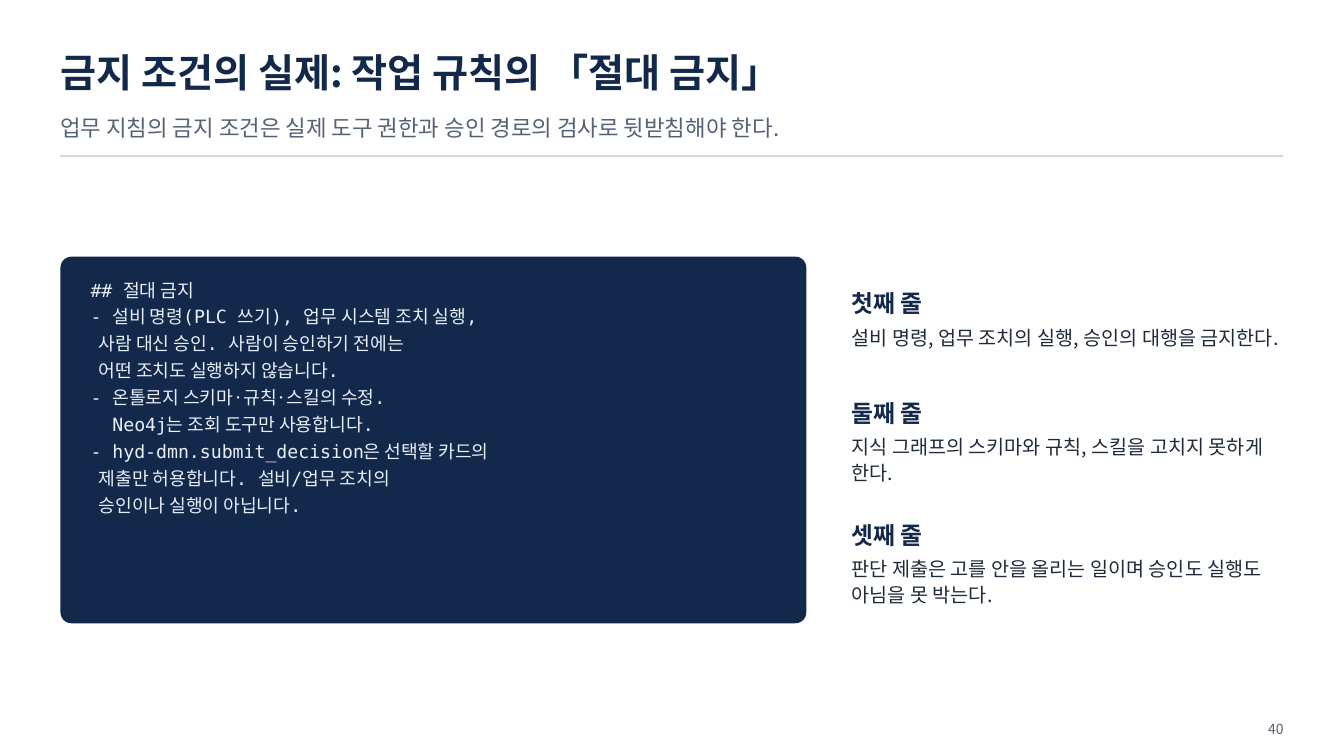
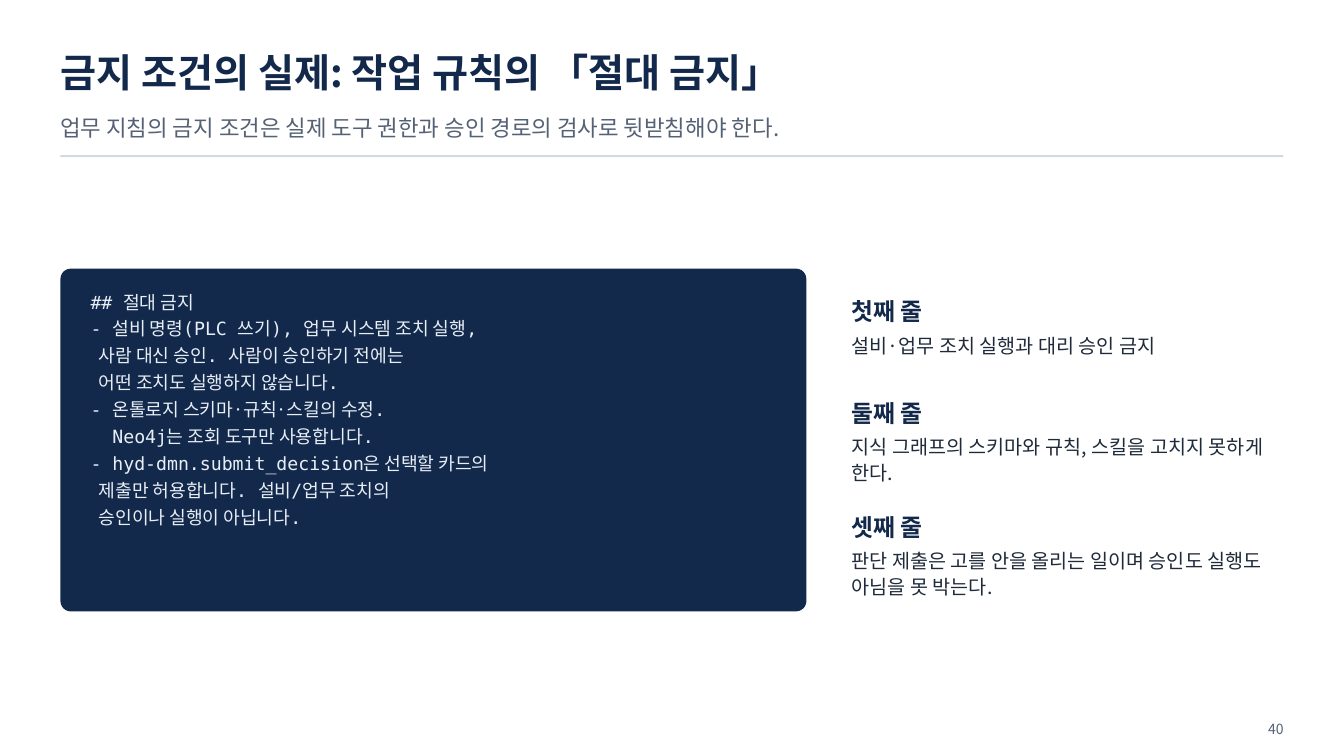
Before and after one commit to uengine-oss/hyd-iot-edu, a slide deck: slide 40 of workspace/강의제작/산출물/통합반/이론/07회차/통합반_07일차.pptx. Drawn at 1344x756 pixels with LibreOffice and Linux fonts; fonts in the diff are those of the drawing. Boxes give left, top, right and bottom in pixels: in the first picture for what was removed or moved away, otherwise in the second. Text is boxed around its words. In the diff, an @@ line names an element or a change of style, - is before the commit and + after.

Commit message:
통합반 7회차 36~44장 계약과 승인 시험을 코드 원문·낭독에 맞춰 확정

```diff
--- a/workspace/강의제작/산출물/통합반/이론/07회차/통합반_07일차.pptx
+++ b/workspace/강의제작/산출물/통합반/이론/07회차/통합반_07일차.pptx
@@ rounded rectangle: place and size @@
-rounded rectangle at <box>60,257,807,624</box>
+rounded rectangle at <box>60,268,807,611</box>
@@ text "첫째 줄": place and size @@
-text "첫째 줄" at <box>852,288,1279,349</box>
+text "첫째 줄" at <box>852,296,1155,355</box>
@@ text "## 절대 금지": place and size @@
-text "## 절대 금지" at <box>99,282,488,514</box>
+text "## 절대 금지" at <box>99,294,488,526</box>
@@ text at <box>852,336,1155,355</box>: text changed @@
-설비 명령, 업무 조치의 실행, 승인의 대행을 금지한다.
+설비·업무 조치 실행과 대리 승인 금지
@@ text "셋째 줄": place and size @@
-text "셋째 줄" at <box>852,520,1261,604</box>
+text "셋째 줄" at <box>852,512,1261,596</box>
```
Also in this commit, not shown: 5 other slides changed, 28 other files.
